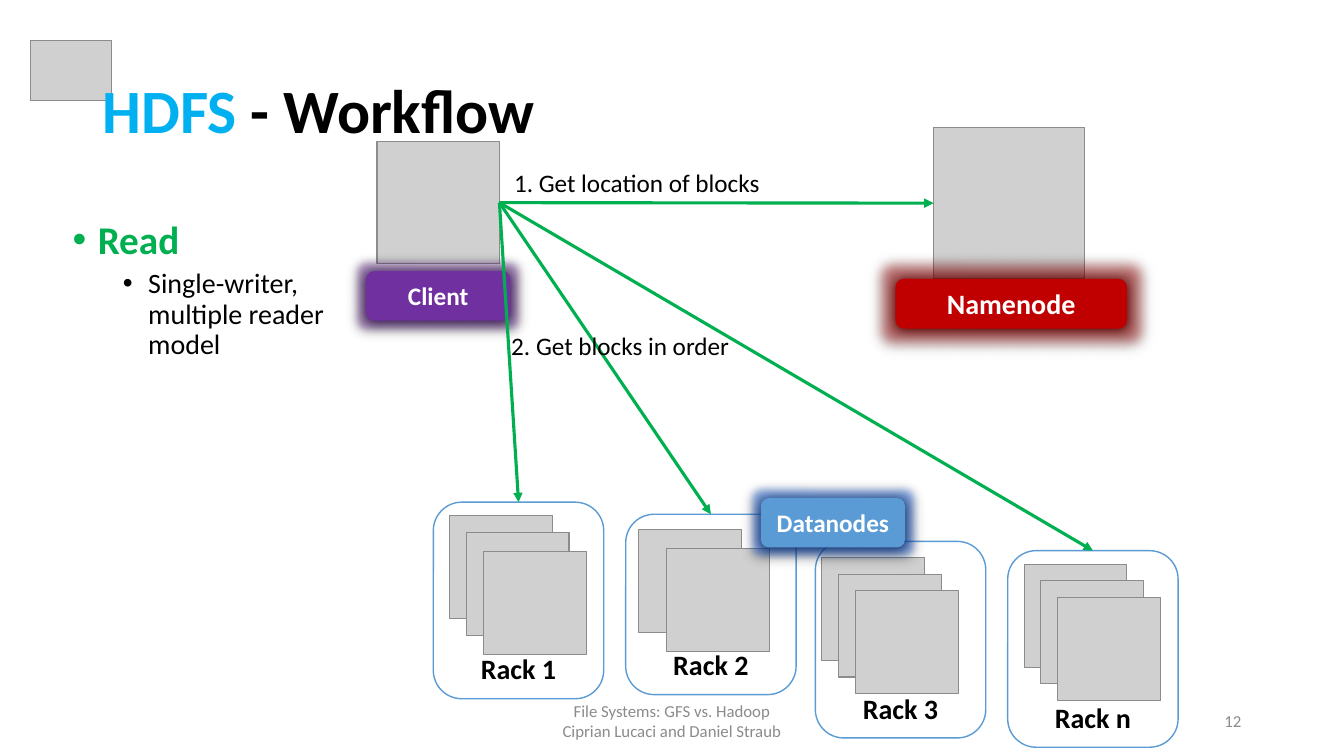
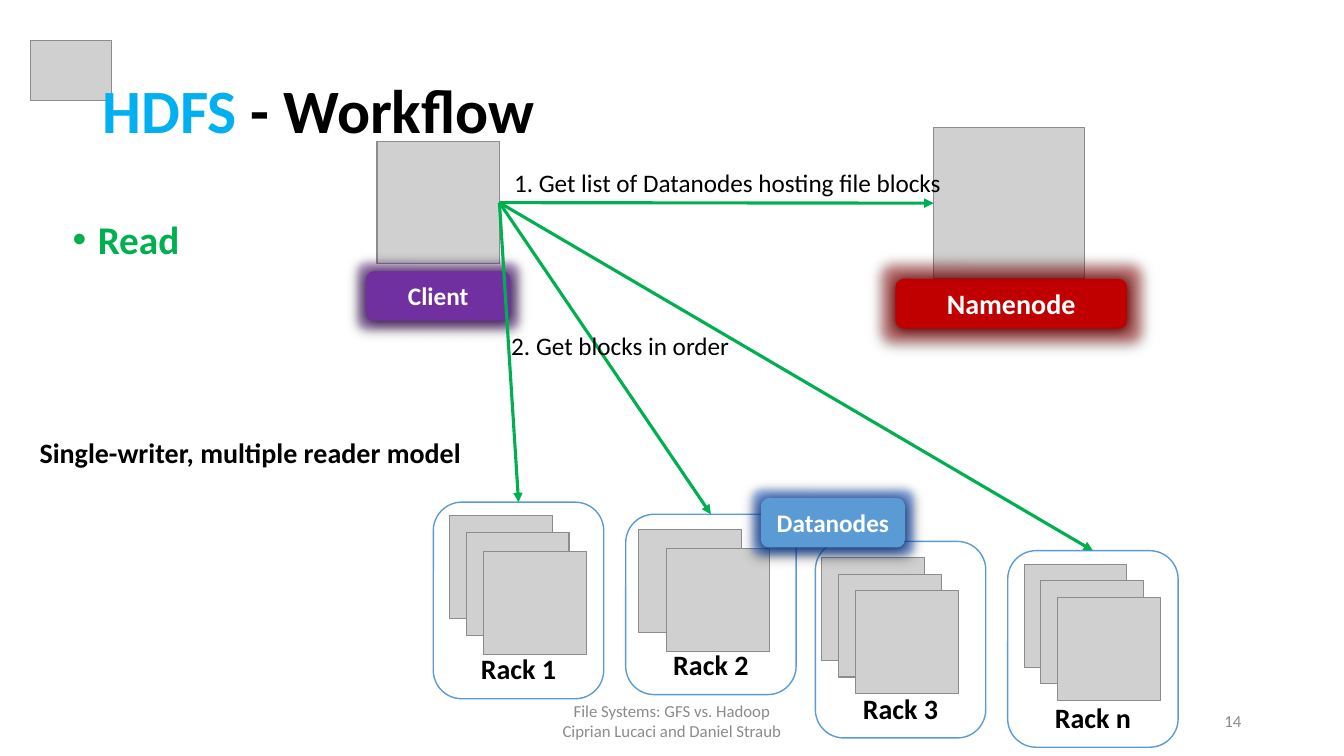
Before and after one commit to cipri7329/ss15-seminar, a slide deck: slide 14 of Presentation/DistributedFileSystems_Cipri.pptx (slide 12 before the commit). Drawn at 1344x756 pixels with LibreOffice and Linux fonts; fonts in the diff are those of the drawing; grey boxes stand for pictures; background and template pictures are left out. Boxes give left, top, right and bottom in pixels: in the first picture for what was removed or moved away, otherwise in the second. Text is boxed around its words. In the diff, an @@ line names an element or a change of style, - is before the commit and + after.

```diff
--- a/Presentation/DistributedFileSystems_Cipri.pptx
+++ b/Presentation/DistributedFileSystems_Cipri.pptx
@@ text at box(514, 171, 941, 198): text changed @@
-1. Get location of blocks
+1. Get list of Datanodes hosting file blocks
@@ text at box(148, 273, 324, 355): paragraph removed @@
-  • Single-writer, multiple reader model
@@ text added at box(40, 443, 461, 468), 20 pt, text #000000, bold @@
+  Single-writer, multiple reader model
@@ page number at box(1224, 716, 1241, 727): text changed @@
-12
+14
```
Also in this commit, not shown: 6 other slides changed, 2 slides added, 9 other files.
